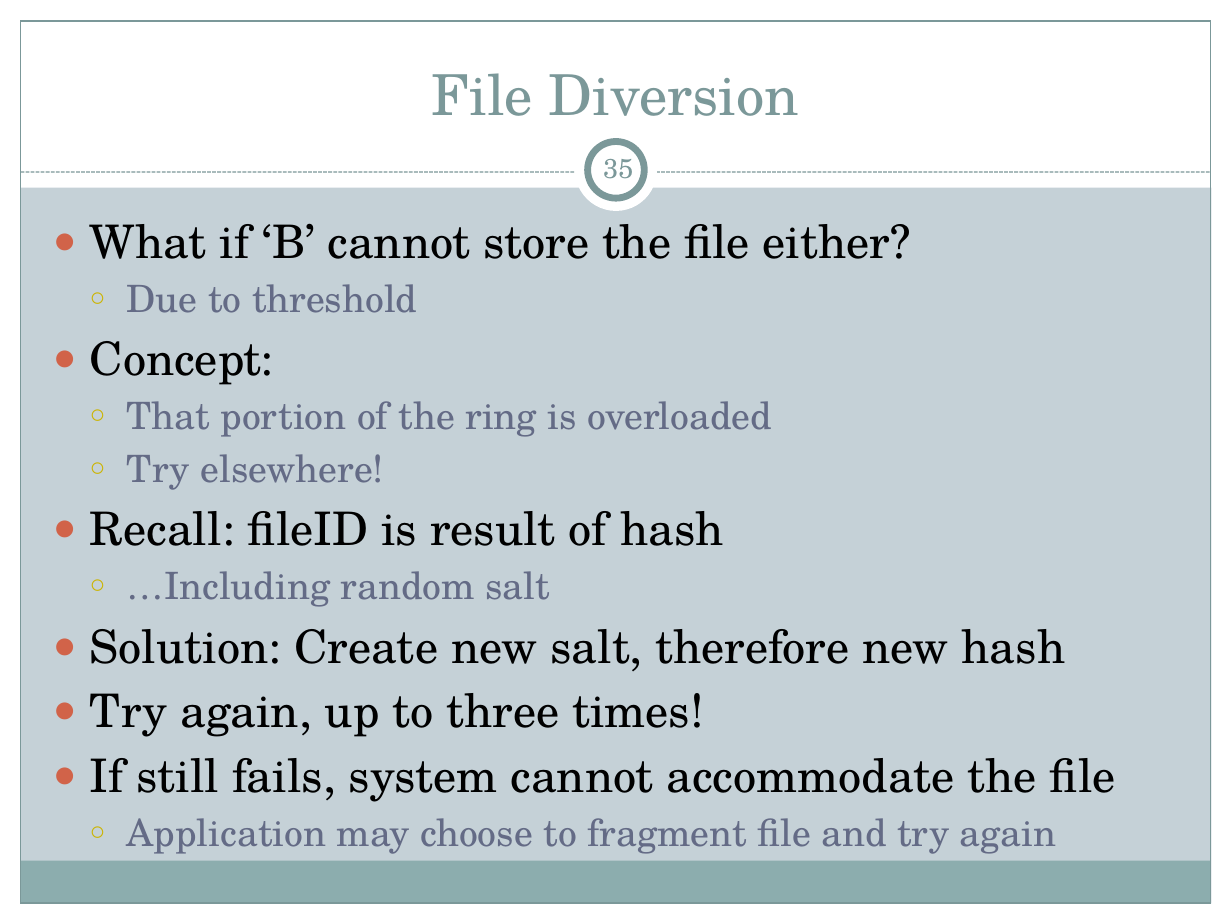
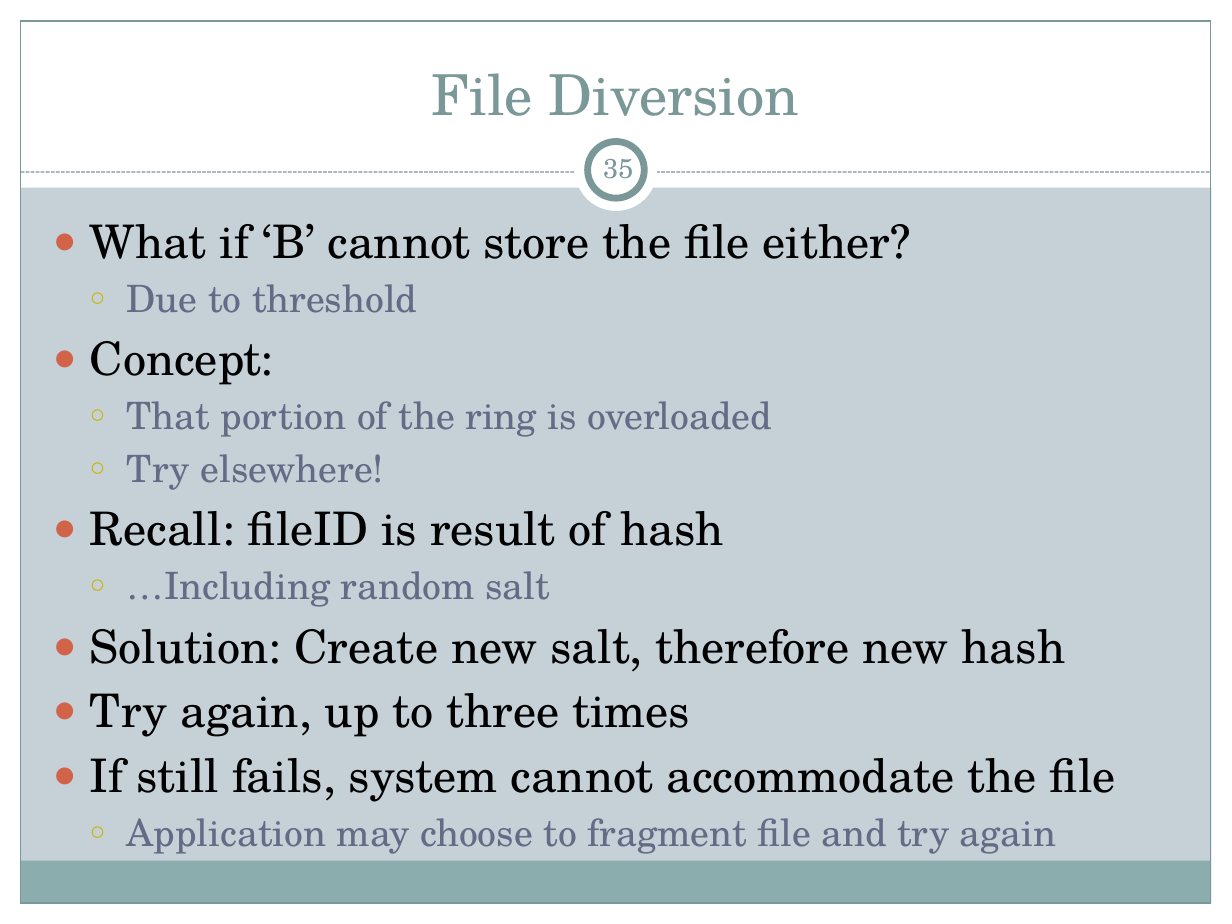
Before and after one commit to cs525-koala/documents, a slide deck: slide 35 of p2p/P2P Apps.pptx. Drawn at 1232x924 pixels with LibreOffice and Linux fonts; fonts in the diff are those of the drawing. Boxes give left, top, right and bottom in pixels: in the first picture for what was removed or moved away, otherwise in the second. Text is boxed around its words. In the diff, an @@ line names an element or a change of style, - is before the commit and + after.

```diff
--- a/p2p/P2P Apps.pptx
+++ b/p2p/P2P Apps.pptx
@@ text at (90, 693, 690, 737): text changed @@
-● Try again, up to three times!
+● Try again, up to three times
```
Also in this commit, not shown: 1 other slide changed, 2 slides added.
